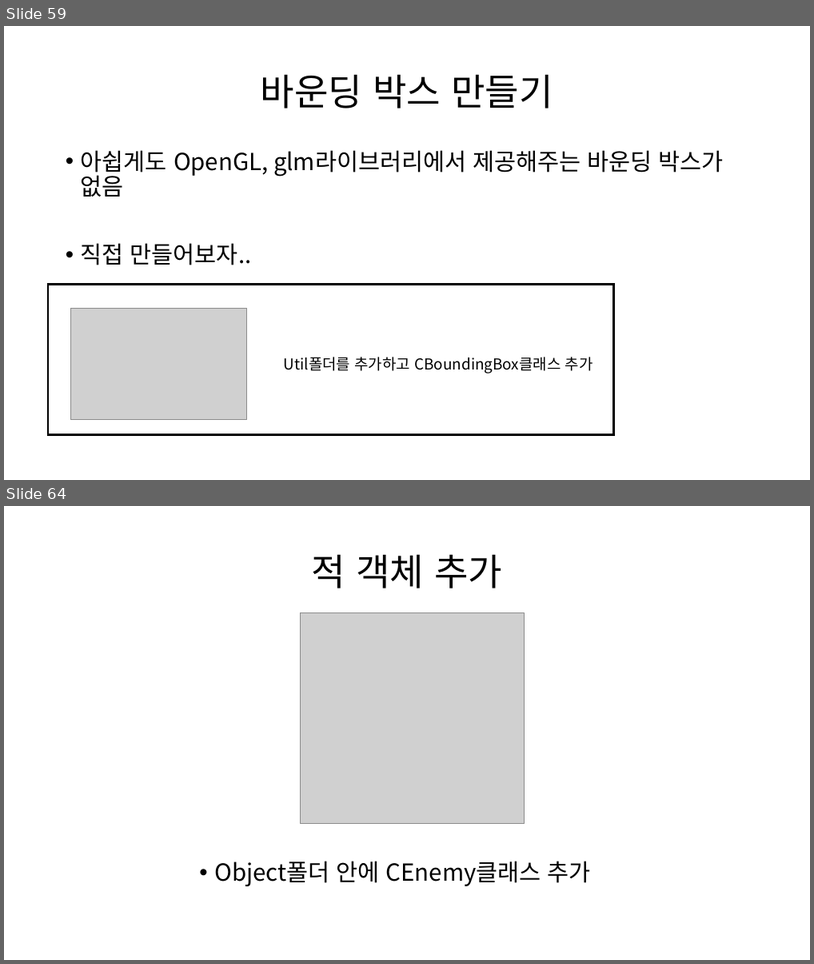
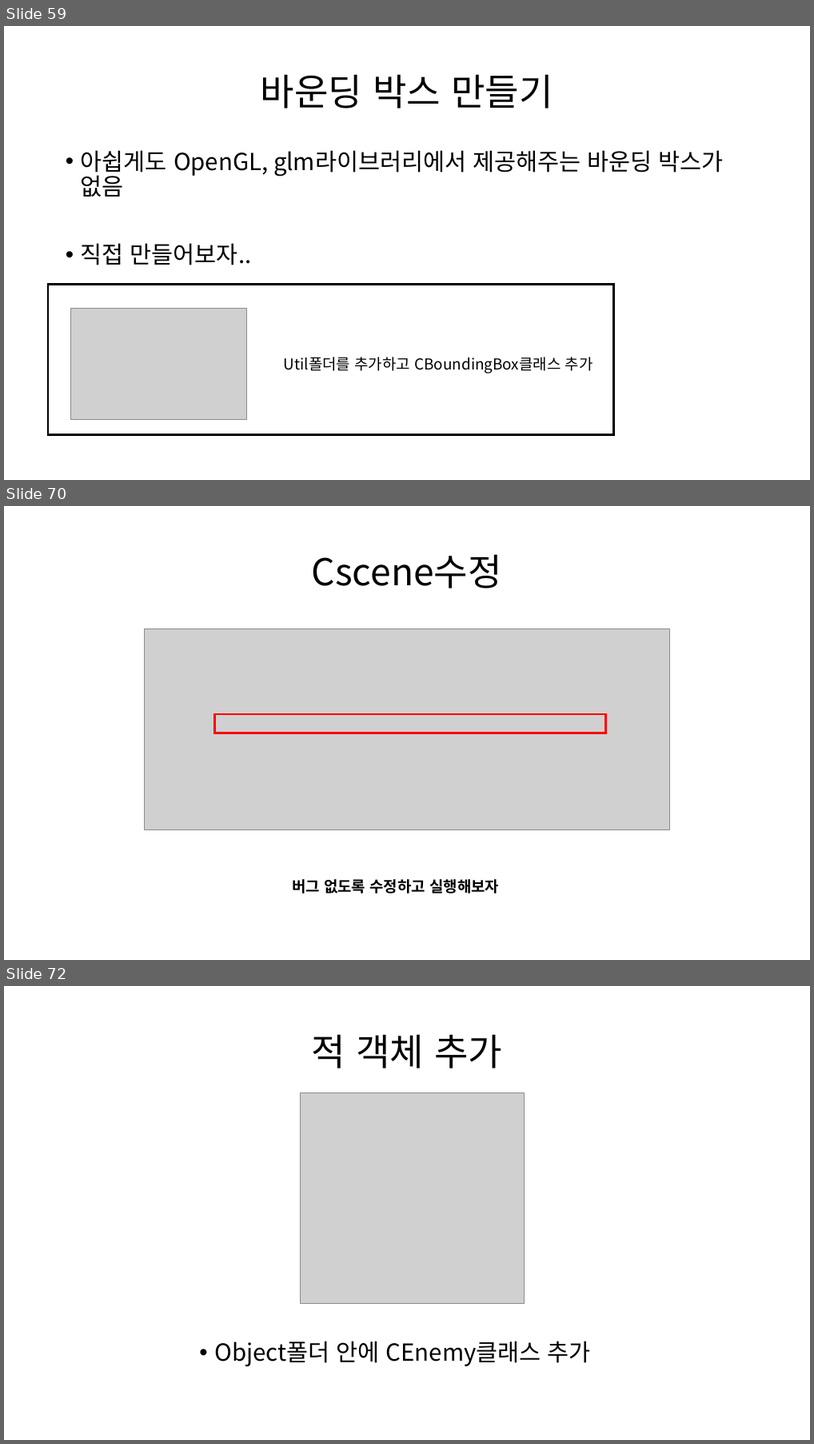
Before and after one commit to Kimseongtae9911/WarpOpenGL, a slide deck: 프레임워크.pptx. Shown one above the other, each under a label of ours: slides 59 and 64 before the commit, slides 59, 70 and 72 after it; the slides between them are not shown. The pictures are 814x964 and 814x1444 pixels, drawn with LibreOffice and Linux fonts; fonts in the diff are those of the drawing; grey boxes stand for pictures. Boxes give left, top, right and bottom in pixels: in the first picture for what was removed or moved away, otherwise in the second. Text is boxed around its words. In the diff, an @@ line names an element or a change of style, - is before the commit and + after.

```diff
--- a/프레임워크.pptx
+++ b/프레임워크.pptx
@@ slide 70 added at (x1=4, y1=506, x2=810, y2=960), background #FFFFFF @@
@@ title added at (x1=312, y1=554, x2=502, y2=588), 44 pt, text #000000 @@
+Cscene수정
@@ picture added at (x1=144, y1=628, x2=670, y2=829) @@
@@ rectangle added at (x1=215, y1=714, x2=606, y2=733), outline #FF0000 2.25 pt @@
@@ text added at (x1=292, y1=879, x2=499, y2=893), 18 pt, text #000000, bold @@
+버그 없도록 수정하고 실행해보자
@@ what was slide 64 is now slide 72 @@
```
Also in this commit, not shown: 6 slides changed, 11 other slides added, 6 slides removed, 7 other files.
